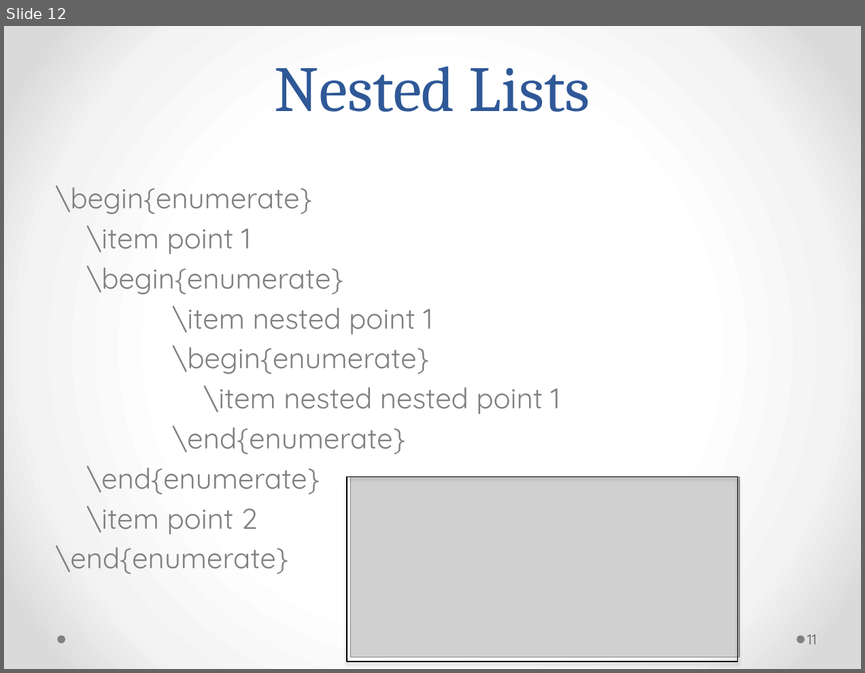
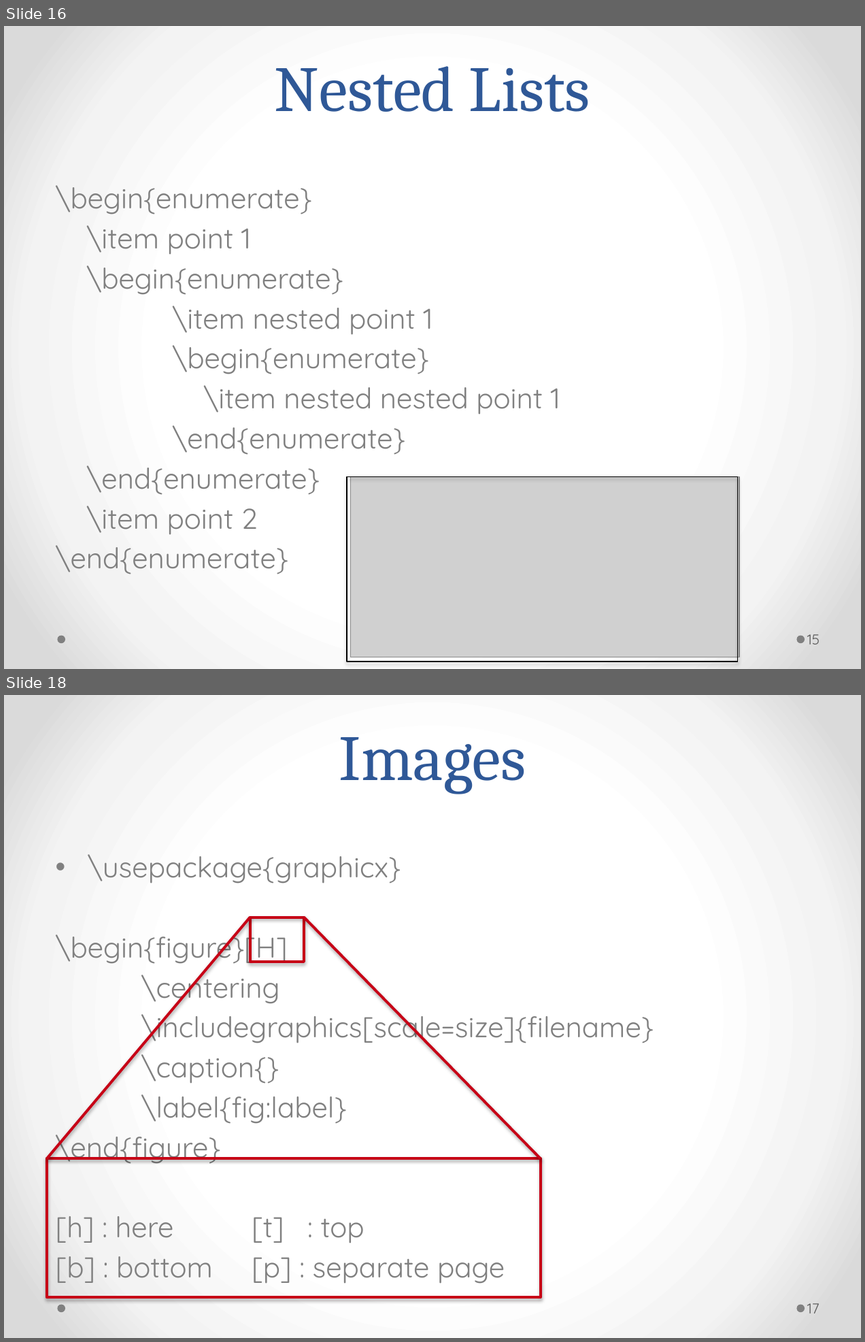
Before and after one commit to Andromedanita/Latex_workshop, a slide deck: Mine.pptx. Shown one above the other, each under a label of ours: slide 12 before the commit, slides 16 and 18 after it; the slides between them are not shown. The pictures are 865x673 and 865x1342 pixels, drawn with LibreOffice and Linux fonts; fonts in the diff are those of the drawing; grey boxes stand for pictures. Boxes give left, top, right and bottom in pixels: in the first picture for what was removed or moved away, otherwise in the second. Text is boxed around its words. In the diff, an @@ line names an element or a change of style, - is before the commit and + after.

```diff
--- a/Mine.pptx
+++ b/Mine.pptx
@@ slide 18 added at [4,695,861,1338], background gradient #FFFFFF to #F4F4F4 to #DADADA; not listed: 2 template elements that a slide beside it also shows @@
@@ title added at [339,737,526,794], 54 pt, text #2F5897 @@
+Images
@@ text added at [56,854,653,1283], 24 pt, text #808080 @@
+• \usepackage{graphicx}
+\begin{figure}[H]
+\centering
+\includegraphics[scale=size]{filename}
+\caption{}
+\label{fig:label}
+\end{figure}
+[h] : here [t] : top
+[b] : bottom [p] : separate page
@@ line added from (250, 917) to (47, 1159), #C70016 2.25 pt @@
@@ rectangle added at [250,917,304,962], outline #C70016 2.25 pt @@
@@ line added from (304, 917) to (541, 1159), #C70016 2.25 pt @@
@@ rectangle added at [47,1159,541,1297], outline #C70016 2.25 pt @@
@@ page number added at [807,1303,819,1313], 12 pt, text #595959 @@
+17
@@ what was slide 12 is now slide 16 @@
@@ page number at [807,634,819,644]: text changed @@
-11
+15
```
Also in this commit, not shown: 7 slides changed, 8 other slides added, 1 other file.
